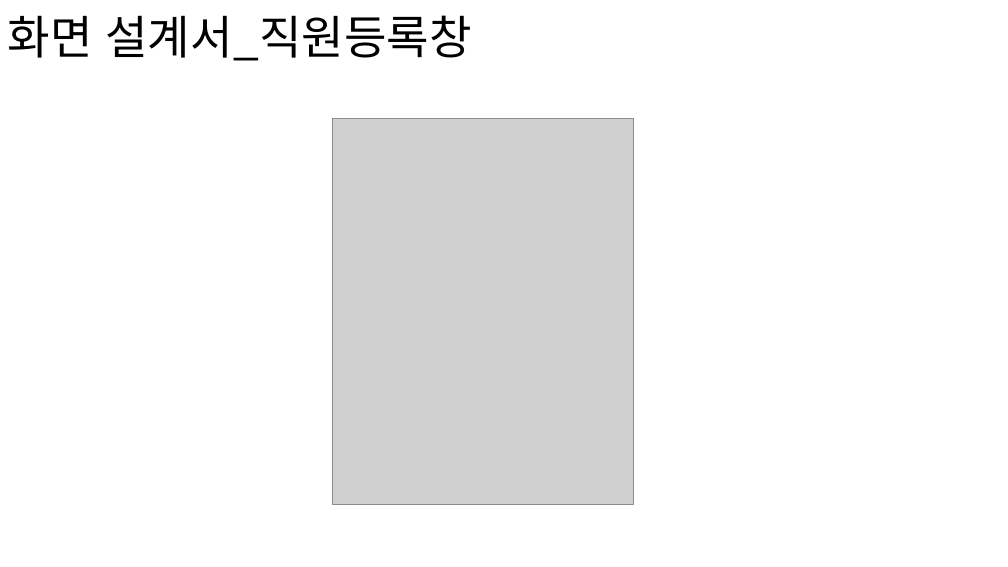
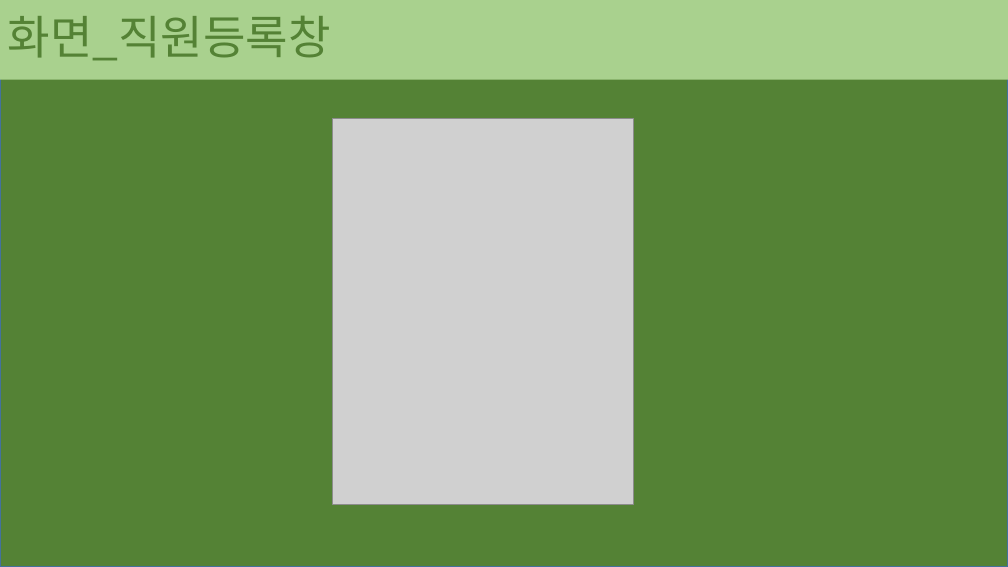
Before and after one commit to 201411096/JavaBasic, a slide deck: slide 14 of JavaBasic/src/t_teamproject/teamproject_02/document/forSubmission/포트폴리오.pptx (slide 3 before the commit). Drawn at 1008x567 pixels with LibreOffice and Linux fonts; fonts in the diff are those of the drawing; grey boxes stand for pictures. Boxes give left, top, right and bottom in pixels: in the first picture for what was removed or moved away, otherwise in the second. Text is boxed around its words. In the diff, an @@ line names an element or a change of style, - is before the commit and + after.

```diff
--- a/JavaBasic/src/t_teamproject/teamproject_02/document/forSubmission/포트폴리오.pptx
+++ b/JavaBasic/src/t_teamproject/teamproject_02/document/forSubmission/포트폴리오.pptx
@@ title "화면_직원등록창" resized from (x1=8, y1=15, x2=471, y2=61) to (x1=0, y1=0, x2=1008, y2=79) @@
@@ title "화면_직원등록창" at (x1=0, y1=0, x2=1008, y2=79): fill none to #A9D18E @@
@@ rectangle added at (x1=0, y1=0, x2=1008, y2=567), fill #548235, outline #43739E 1 pt @@
@@ title at (x1=8, y1=16, x2=331, y2=61): text changed; text colour #000000 to #548235 @@
-화면 설계서_직원등록창
+화면_직원등록창
```
Also in this commit, not shown: 13 other slides changed, 5 slides added, 2 slides removed, 3 other files.
